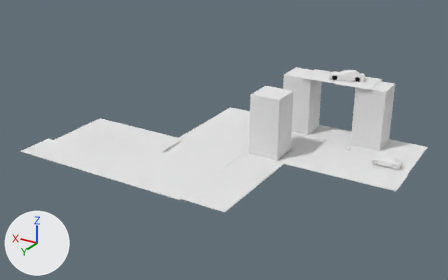
One commit to the Blender file Intelli-Car_blend/Intelli-Car_v1_dev.blend: the scene before it, then after it.
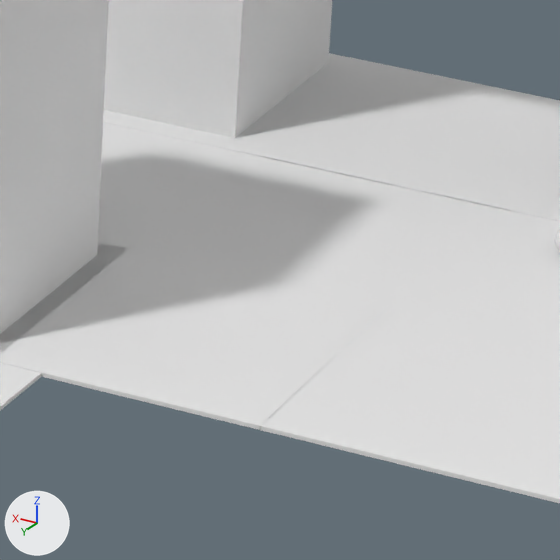
The first picture shows the older version from a 50 mm lens placed at (-97.3, 249.1, 116.4), pointed at (34.8, 28.9, 6.3). The close-ups show both versions on the part from 62% to 77% of the width and 42% to 67% of the height of that picture; other places that the commit changed are outside them. The axes (+X, +Y, +Z) are drawn at lower left. The lights are the same throughout.

In view in the first close-up: 'building.001_Cube.005', 'building.002_Cube.006', 'floor_Cube', 'grass.002_Cube.008', 'grass.003_Cube.009', 'grass.004_Cube.010', 'grass.006_Cube.012', 'grass.007_Cube.013', 'grass.018_Cube.026'.
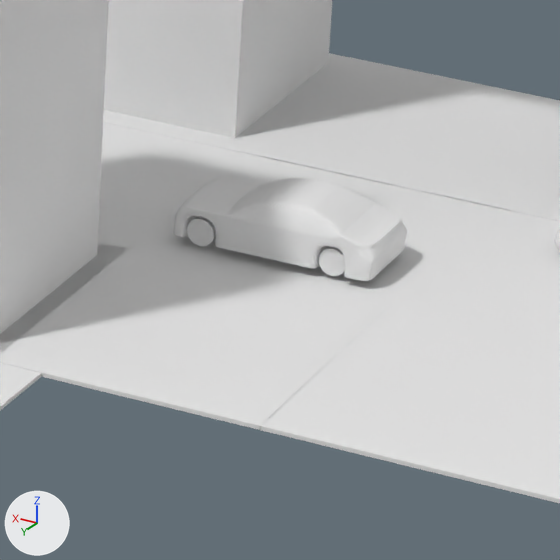
What changed in the scene script:
```text
Change ob_cube_029:
    ob_cube_029.location: (0.0, 0.0, 0.0) -> (34.12, 0.0, 0.0)
```

Location of each change, [x1, y1, x2, y2] in pixels of the close-ups (560 x 560 px):
'Cube.029', moved (not visible before)
    after: [173, 176, 407, 281]
'Cylinder.004_Cylinder.000', moved (not visible before)
    after: [187, 216, 216, 246]
'Cylinder.000', moved (not visible before)
    after: [319, 246, 345, 276]
